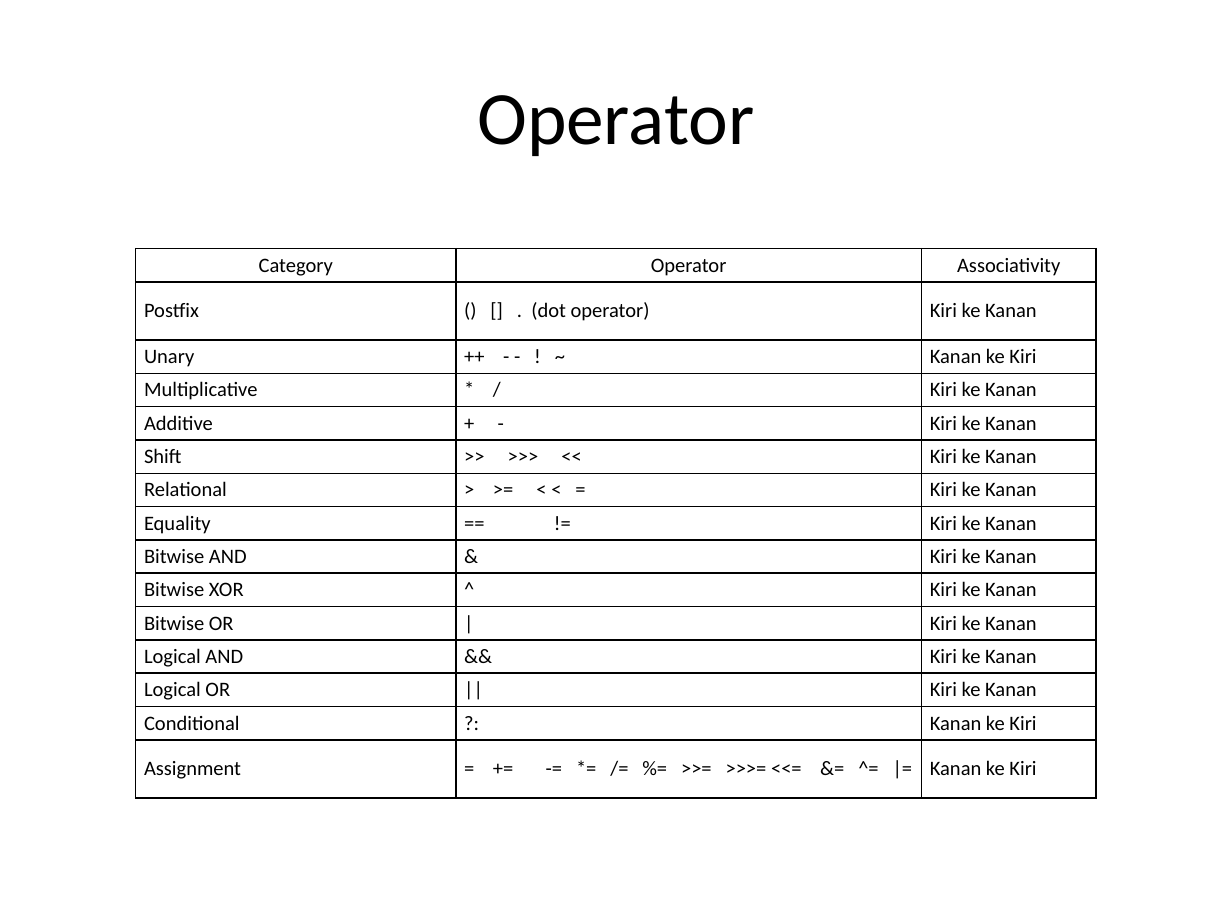
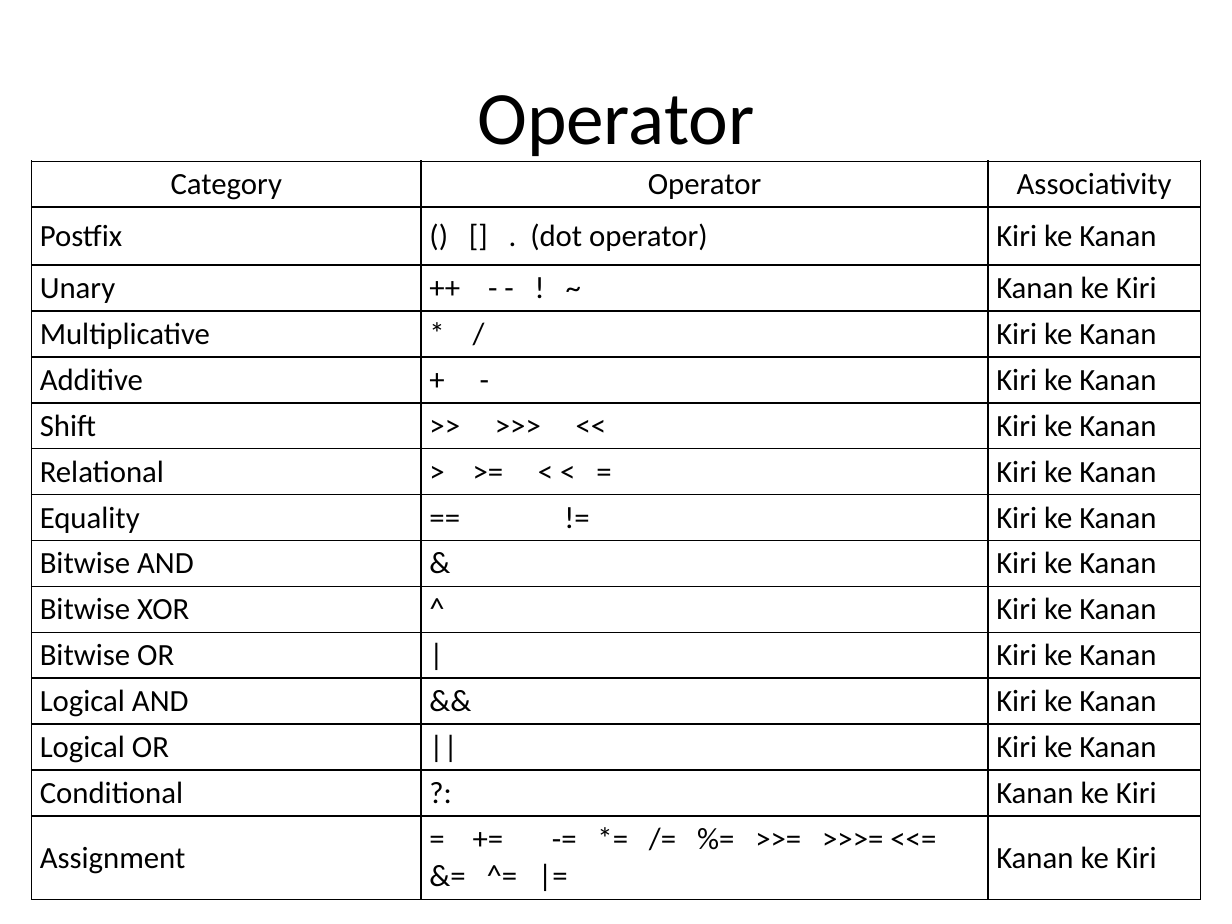
Before and after one commit to milhcbt/oot-aide, a slide deck: slide 17 of src/main/resources/Dasar-Dasar Pemograman Java.pptx. Drawn at 1232x924 pixels with LibreOffice and Linux fonts; fonts in the diff are those of the drawing. Boxes give left, top, right and bottom in pixels: in the first picture for what was removed or moved away, otherwise in the second. Text is boxed around its words. In the diff, an @@ line names an element or a change of style, - is before the commit and + after.

```diff
--- a/src/main/resources/Dasar-Dasar Pemograman Java.pptx
+++ b/src/main/resources/Dasar-Dasar Pemograman Java.pptx
@@ table at (32,161,1201,890) @@
@@ size 12 to 18 pt @@
@@ table: place and size @@
-table at (136,249,1096,796)
+table at (32,161,1201,890)
```
Also in this commit, not shown: 7 other slides changed, 1 slide added, 1 other file.
